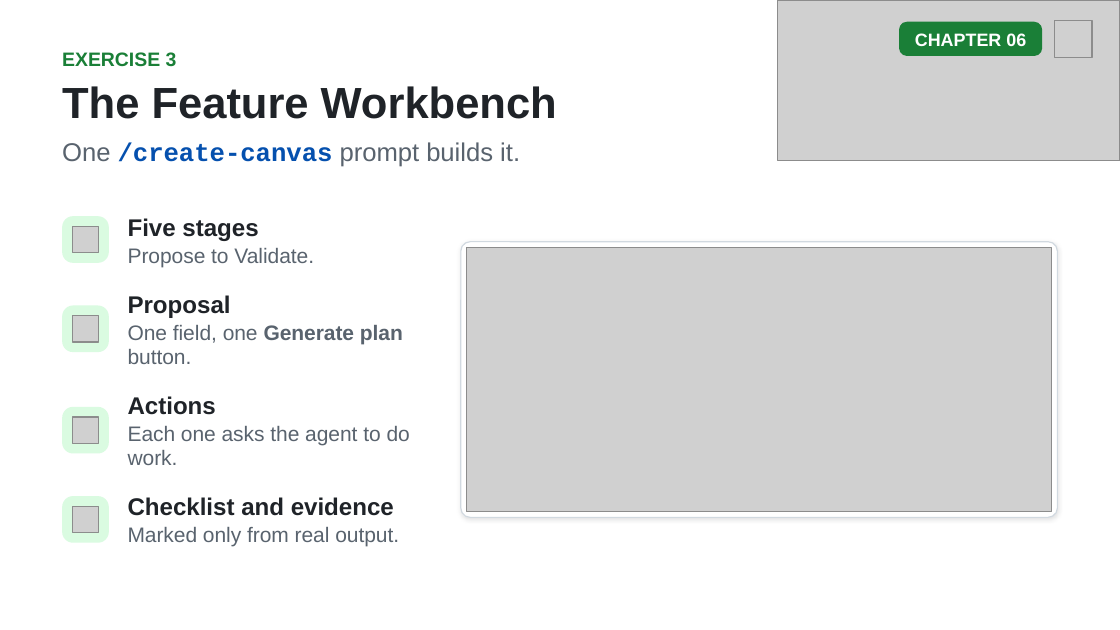
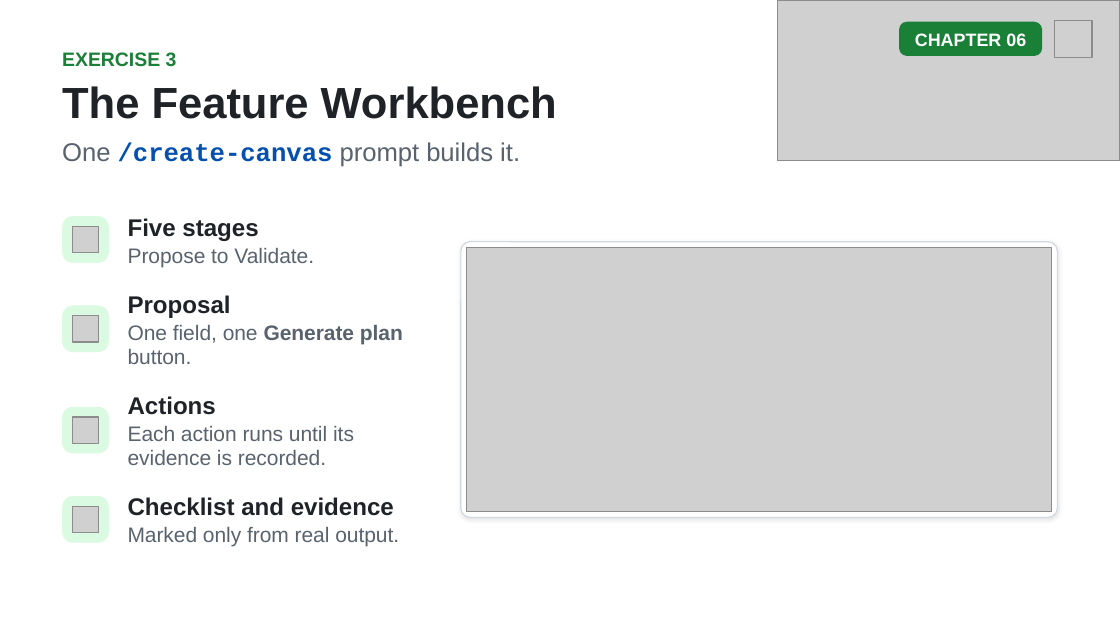
Before and after one commit to github/copilot-app-for-beginners, a slide deck: slide 10 of slides/06-canvases.pptx. Drawn at 1120x630 pixels with LibreOffice and Linux fonts; fonts in the diff are those of the drawing; grey boxes stand for pictures. Boxes give left, top, right and bottom in pixels: in the first picture for what was removed or moved away, otherwise in the second. Text is boxed around its words. In the diff, an @@ line names an element or a change of style, - is before the commit and + after.

```diff
--- a/slides/06-canvases.pptx
+++ b/slides/06-canvases.pptx
@@ text at bbox=[128, 426, 354, 465]: text changed @@
-Each one asks the agent to do work.
+Each action runs until its evidence is recorded.
```
Also in this commit, not shown: 4 other slides changed, 7 other files.
